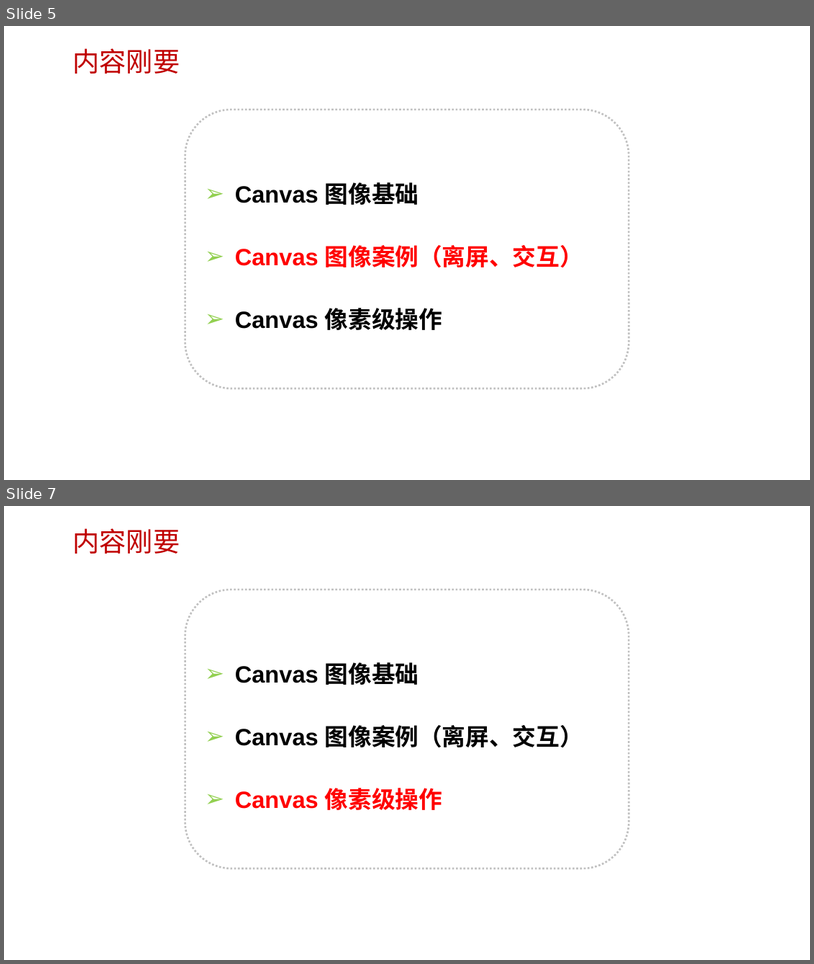
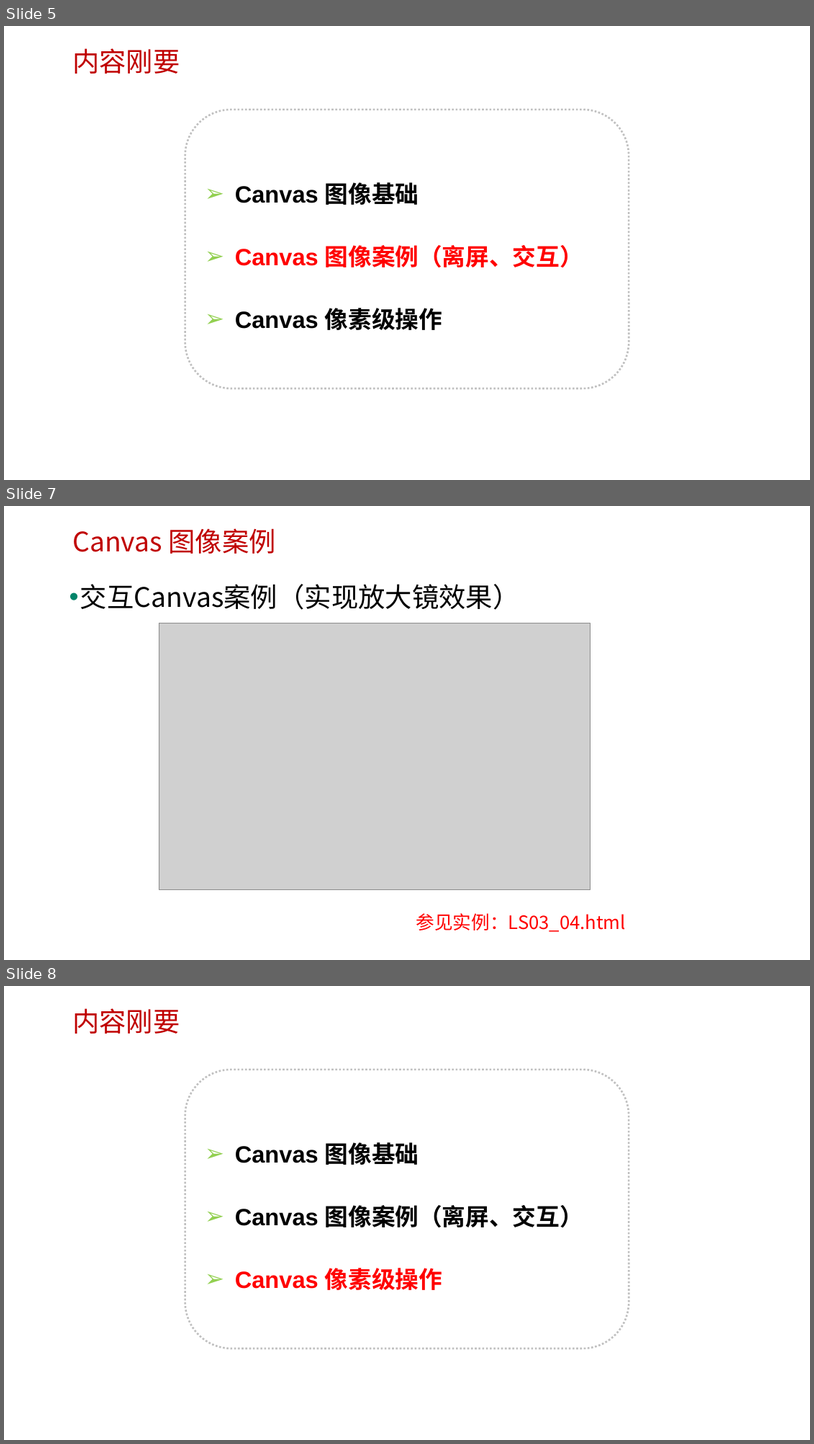
Before and after one commit to edu2act/course-H5-Animation-and-Game-Development, a slide deck: 课程PPT/（03）H5 Canvas图像操作.pptx. Shown one above the other, each under a label of ours: slides 5 and 7 before the commit, slides 5, 7 and 8 after it; the slides between them are not shown. The pictures are 814x964 and 814x1444 pixels, drawn with LibreOffice and Linux fonts; fonts in the diff are those of the drawing; grey boxes stand for pictures; background and template pictures are left out. Boxes give left, top, right and bottom in pixels: in the first picture for what was removed or moved away, otherwise in the second. Text is boxed around its words. In the diff, an @@ line names an element or a change of style, - is before the commit and + after.

```diff
--- a/课程PPT/（03）H5 Canvas图像操作.pptx
+++ b/课程PPT/（03）H5 Canvas图像操作.pptx
@@ slide 7 added at (4, 506, 810, 960), background picture (left out) @@
@@ text added at (72, 528, 276, 554), 32 pt, text #C00000 @@
+Canvas 图像案例
@@ text added at (80, 584, 520, 610), 32 pt, text #000000 @@
+• 交互Canvas案例（实现放大镜效果）
@@ picture added at (160, 623, 590, 890) @@
@@ text added at (417, 913, 626, 932), 22 pt, text #FF0000 @@
+参见实例：LS03_04.html
@@ what was slide 7 is now slide 8 @@
```
Also in this commit, not shown: 2 slides changed, 1 other slide added, 9 other files.
